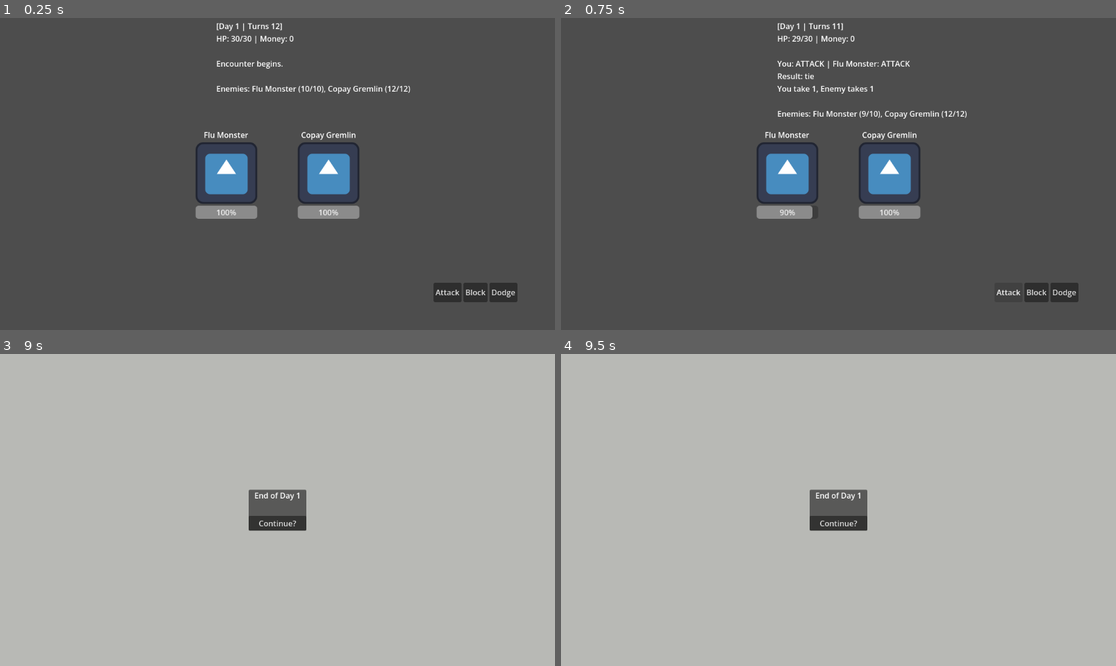
Above: before the commit, frames 1-4 (two rows, left to right).
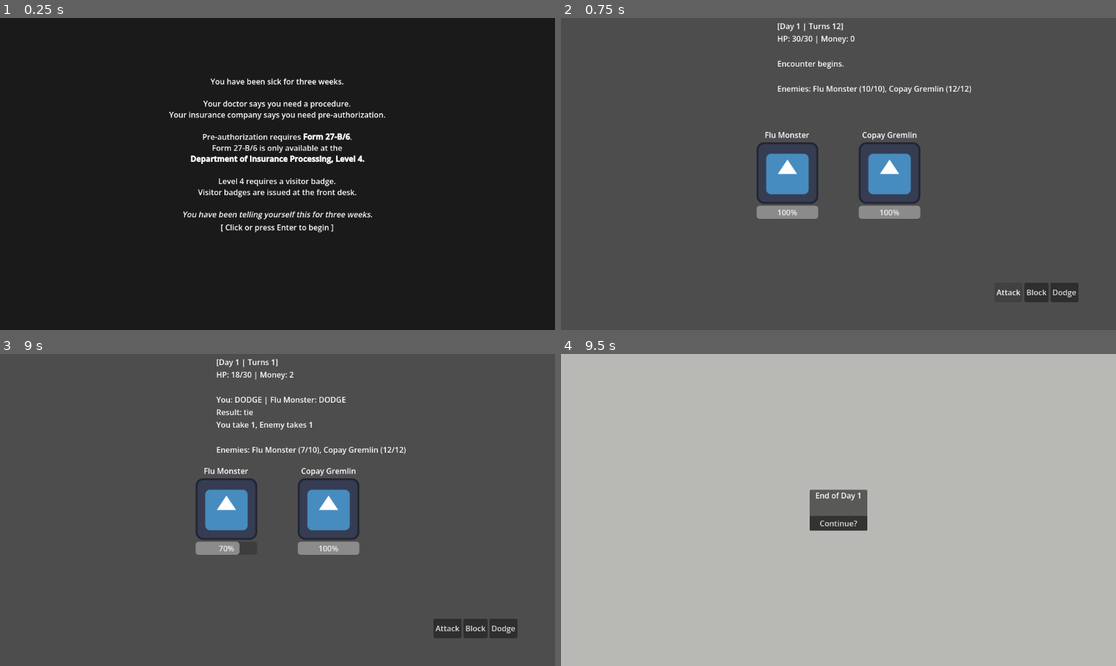
Above: after the commit, the same moments.

Repository: memjamim/InsuranceGame
Game: Godot game, scene res://scenes/intro/Intro.tscn
Same seed, same stepped clock (60 frames per second), same inputs: the game is played once before the commit and once after it. Before the commit the project starts from res://scenes/Main.tscn. The engine's default icon, where the game draws it, is replaced by a stand-in: a white triangle on a blue panel in a dark square.
Inputs (mouse positions are in pixels of both pictures, inside the frame that each line leads up to):
- Up to frame 1 (0.25 s): no input
- Up to frame 2 (0.75 s): click (1010, 292) at 0.5 s, where only the run before the commit has a clickable "Attack"
- Up to frame 3 (9 s): click "Attack" at 1.25 s; click "Block" at 2 s; click "Dodge" at 2.75 s; click "Attack" at 3.5 s; click "Block" at 4.25 s; click "Dodge" at 5 s; click "Attack" at 5.75 s; click "Block" at 6.5 s; click "Dodge" at 7.25 s; tap Enter (ui_accept) at 8, 8.85 s; move the mouse to (399, 494) at 8.02 s; hold Enter (ui_accept) 8.03-8.78 s; click (399, 494) at 8.17 s; move the mouse to (166, 525) at 8.77 s; click (166, 525) at 8.92 s
- Up to frame 4 (9.5 s): tap Enter (ui_accept) at 9.02, 9.32 s

The runs differ from the first frame. In frame 1, 98% of the frame differs, in the area x 0-100%, y 0-100%; in frame 2, 1.1%; in frame 3, 99%; in frame 4, nothing differs.

Commit message:
Beta Intro Scene framework, as well as all assets

Diff:
--- a/insurance-game-project-folder/project.godot
+++ b/insurance-game-project-folder/project.godot
@@ -11,13 +11,18 @@
 [application]
 
 config/name="InsuranceGameProjectFolder"
-run/main_scene="uid://b0cmu4y8o7mrx"
+run/main_scene="uid://bmhhmjdp4jxcg"
 config/features=PackedStringArray("4.6", "GL Compatibility")
 config/icon="res://icon.svg"
 
 [autoload]
 
 GameState="*uid://rsffel8jcp38"
+
+[editor]
+
+version_control/plugin_name="GitPlugin"
+version_control/autoload_on_startup=true
 
 [physics]
 
--- /dev/null
+++ b/insurance-game-project-folder/scenes/intro/Intro.tscn
@@ -0,0 +1,41 @@
+[gd_scene format=3 uid="uid://bmhhmjdp4jxcg"]
+
+[ext_resource type="Script" uid="uid://dsesoe2hwqalf" path="res://scenes/intro/intro.gd" id="1_uu4h2"]
+
+[node name="Intro" type="Node" unique_id=2106147233]
+script = ExtResource("1_uu4h2")
+
+[node name="Background" type="ColorRect" parent="." unique_id=1863985036]
+anchors_preset = 15
+anchor_right = 1.0
+anchor_bottom = 1.0
+grow_horizontal = 2
+grow_vertical = 2
+size_flags_horizontal = 3
+size_flags_vertical = 3
+color = Color(0.101960786, 0.101960786, 0.101960786, 1)
+
+[node name="MarginContainer" type="MarginContainer" parent="." unique_id=167852308]
+anchors_preset = 15
+anchor_right = 1.0
+anchor_bottom = 1.0
+grow_horizontal = 2
+grow_vertical = 2
+theme_override_constants/margin_left = 120
+theme_override_constants/margin_top = 120
+theme_override_constants/margin_right = 120
+theme_override_constants/margin_bottom = 120
+
+[node name="VBoxContainer" type="VBoxContainer" parent="MarginContainer" unique_id=31221391]
+layout_mode = 2
+
+[node name="PanelLabel" type="RichTextLabel" parent="MarginContainer/VBoxContainer" unique_id=2028062795]
+layout_mode = 2
+bbcode_enabled = true
+fit_content = true
+vertical_alignment = 3
+
+[node name="ContinueHint" type="Label" parent="MarginContainer/VBoxContainer" unique_id=1659312747]
+layout_mode = 2
+text = "Next"
+horizontal_alignment = 1
--- /dev/null
+++ b/insurance-game-project-folder/scenes/intro/intro.gd
@@ -0,0 +1,55 @@
+extends Node
+class_name Intro
+
+## Scene to load after intro completes. Wire this to your Room or main scene.
+@export var next_scene_path: String = "res://scenes/Main.tscn"
+
+@onready var panel_label: RichTextLabel = $MarginContainer/VBoxContainer/PanelLabel
+@onready var continue_hint: Label      = $MarginContainer/VBoxContainer/ContinueHint
+
+# Each entry is one screen of text. BBCode supported.
+var panels: Array[String] = [
+	"[center]You have been sick for three weeks.\n\nYour doctor says you need a procedure.\nYour insurance company says you need pre-authorization.\n\nPre-authorization requires [b]Form 27-B/6[/b].\nForm 27-B/6 is only available at the\n[b]Department of Insurance Processing, Level 4.[/b]\n\nLevel 4 requires a visitor badge.\nVisitor badges are issued at the front desk.[/center]",
+
+	"[center]Today, you will go to the front desk.\n\nYou carry what little money you have.\nYou carry the vague hope that today someone will help you.\n\nThe building closes at 5 PM.\n\n[i]You have been telling yourself this for three weeks.[/i][/center]",
+
+	"[center]\n\n\n[b]DAY 1[/b]\n\n[i]The Lobby[/i]\n\n[color=gray]— Fight through to the front desk. Collect what you can. —[/color][/center]"
+]
+
+var _current: int = 0
+
+
+func _ready() -> void:
+	print(panel_label)   # debug: remove once confirmed not null
+	print(continue_hint) # debug: remove once confirmed not null
+	panel_label.text = "[center]You have been sick for three weeks.\n\nYour doctor says you need a procedure.\nYour insurance company says you need pre-authorization.\n\nPre-authorization requires [b]Form 27-B/6[/b].\nForm 27-B/6 is only available at the\n[b]Department of Insurance Processing, Level 4.[/b]\n\nLevel 4 requires a visitor badge.\nVisitor badges are issued at the front desk.\n\n[i]You have been telling yourself this for three weeks.[/i][/center]"
+	continue_hint.text = "[ Click or press Enter to begin ]"
+
+func _input(event: InputEvent) -> void:
+	var clicked: bool = event is InputEventMouseButton \
+		and (event as InputEventMouseButton).button_index == MOUSE_BUTTON_LEFT \
+		and event.pressed
+	if event.is_action_pressed("ui_accept") or clicked:
+		get_tree().change_scene_to_file(next_scene_path)
+
+func _unhandled_input(event: InputEvent) -> void:
+	var clicked: bool = event is InputEventMouseButton \
+		and (event as InputEventMouseButton).button_index == MOUSE_BUTTON_LEFT \
+		and event.pressed
+	if event.is_action_pressed("ui_accept") or clicked:
+		get_tree().change_scene_to_file(next_scene_path)
+
+
+func _advance() -> void:
+	_current += 1
+	if _current >= panels.size():
+		get_tree().change_scene_to_file(next_scene_path)
+		return
+	_show_panel(_current)
+
+func _show_panel(index: int) -> void:
+	panel_label.text = panels[index]
+	if index == panels.size() - 1:
+		continue_hint.text = "[ Press Enter or Click to Begin ]"
+	else:
+		continue_hint.text = "[ Press Enter or Click to Continue ]"
Binary file added: insurance-game-project-folder/assets/backgrounds/1-2tables.png
Not shown, added: insurance-game-project-folder/assets/backgrounds/1-2tables.png.import
Binary file added: insurance-game-project-folder/assets/backgrounds/1-left.png
Not shown, added: insurance-game-project-folder/assets/backgrounds/1-left.png.import
Binary file added: insurance-game-project-folder/assets/backgrounds/1-right.png
Not shown, added: insurance-game-project-folder/assets/backgrounds/1-right.png.import
Binary file added: insurance-game-project-folder/assets/backgrounds/1.png
Not shown, added: insurance-game-project-folder/assets/backgrounds/1.png.import
Binary file added: insurance-game-project-folder/assets/backgrounds/2-back.png
Not shown, added: insurance-game-project-folder/assets/backgrounds/2-back.png.import
Binary file added: insurance-game-project-folder/assets/backgrounds/2-backfront.png
Not shown, added: insurance-game-project-folder/assets/backgrounds/2-backfront.png.import
(and 452 more such lines)
